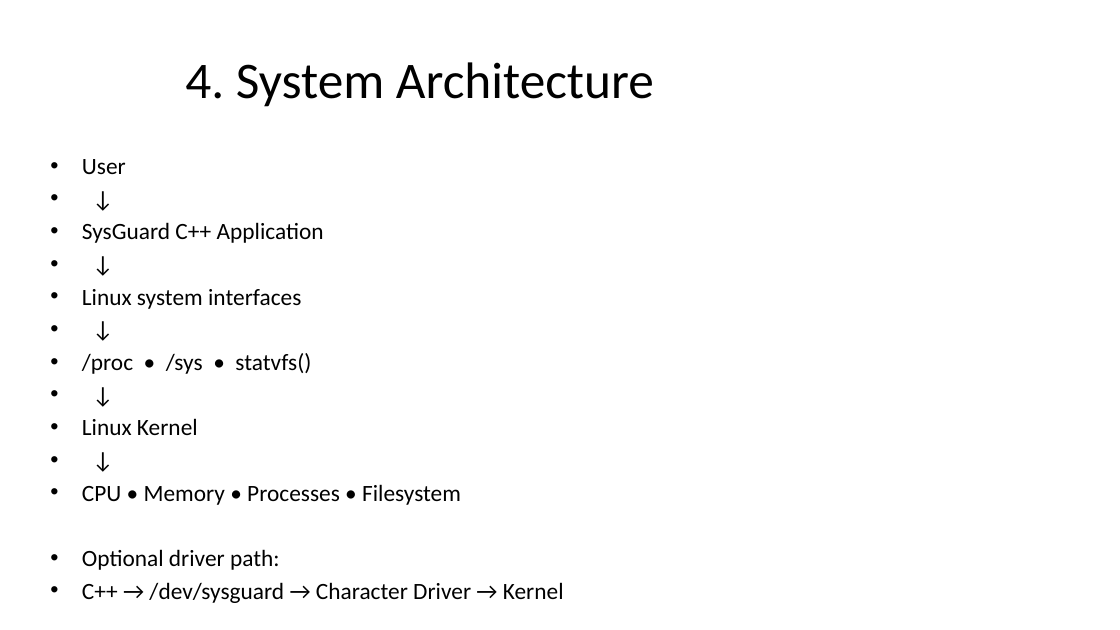
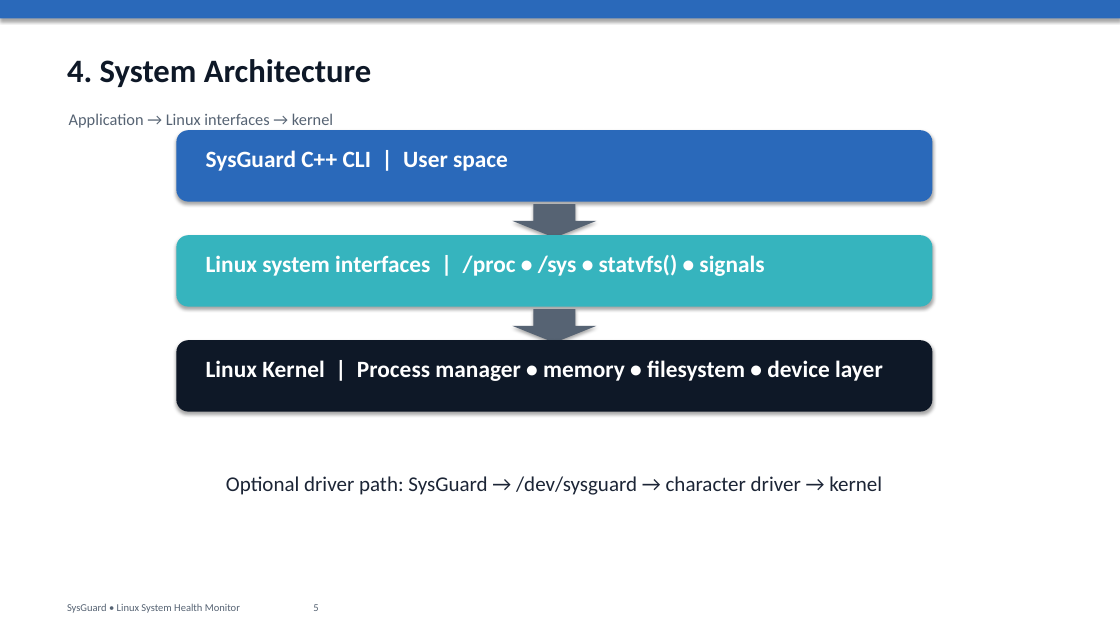
Before and after one commit to sanishpanda3113-dev/SysGuard, a slide deck: slide 5 of SysGuard_Presentation.pptx. Drawn at 1120x630 pixels with LibreOffice and Linux fonts; fonts in the diff are those of the drawing. Boxes give left, top, right and bottom in pixels: in the first picture for what was removed or moved away, otherwise in the second. Text is boxed around its words. In the diff, an @@ line names an element or a change of style, - is before the commit and + after.

```diff
--- a/SysGuard_Presentation.pptx
+++ b/SysGuard_Presentation.pptx
@@ rectangle added at <box>0,0,1120,630</box>, fill #FFFFFF @@
@@ rectangle added at <box>0,0,1120,18</box>, fill #2A69BA @@
@@ text "4. System Architecture": place and size @@
-text "4. System Architecture" at <box>185,62,654,107</box>
+text "4. System Architecture" at <box>67,59,372,87</box>
@@ text "4. System Architecture" at <box>67,59,372,87</box>: size 44 to 28 pt, text colour #000000 to #0E1827, bold on; alignment centre to left; vertical alignment middle to top @@
@@ text added at <box>69,113,333,128</box>, 14 pt, text #566373 @@
+Application → Linux interfaces → kernel
@@ rounded rectangle added at <box>176,130,933,202</box>, fill #2A69BA @@
@@ text removed at <box>82,159,564,603</box> @@
-• User
-• ↓
-• SysGuard C++ Application
-• ↓
-• Linux system interfaces
-• ↓
-• /proc • /sys • statvfs()
-• ↓
-• Linux Kernel
-• ↓
-• CPU • Memory • Processes • Filesystem
-• Optional driver path:
-• C++ → /dev/sysguard → Character Driver → Kernel
@@ text added at <box>206,150,508,171</box>, 20 pt, text #FFFFFF, bold @@
+SysGuard C++ CLI | User space
@@ down arrow added at <box>513,204,597,238</box>, fill #566373 @@
@@ rounded rectangle added at <box>176,235,933,307</box>, fill #36B4BE @@
@@ text added at <box>206,255,764,276</box>, 20 pt, text #FFFFFF, bold @@
+Linux system interfaces | /proc • /sys • statvfs() • signals
@@ down arrow added at <box>513,309,597,343</box>, fill #566373 @@
@@ rounded rectangle added at <box>176,340,933,412</box>, fill #0E1827 @@
@@ text added at <box>206,360,883,381</box>, 20 pt, text #FFFFFF, bold @@
+Linux Kernel | Process manager • memory • filesystem • device layer
@@ text added at <box>226,476,882,495</box>, 18 pt, text #1C2536 @@
+Optional driver path: SysGuard → /dev/sysguard → character driver → kernel
@@ text added at <box>67,604,318,613</box>, 9 pt, text #566373 @@
+SysGuard • Linux System Health Monitor 5
```
Also in this commit, not shown: 3 other slides changed, 9 slides added, 10 slides removed, 3 other files.
